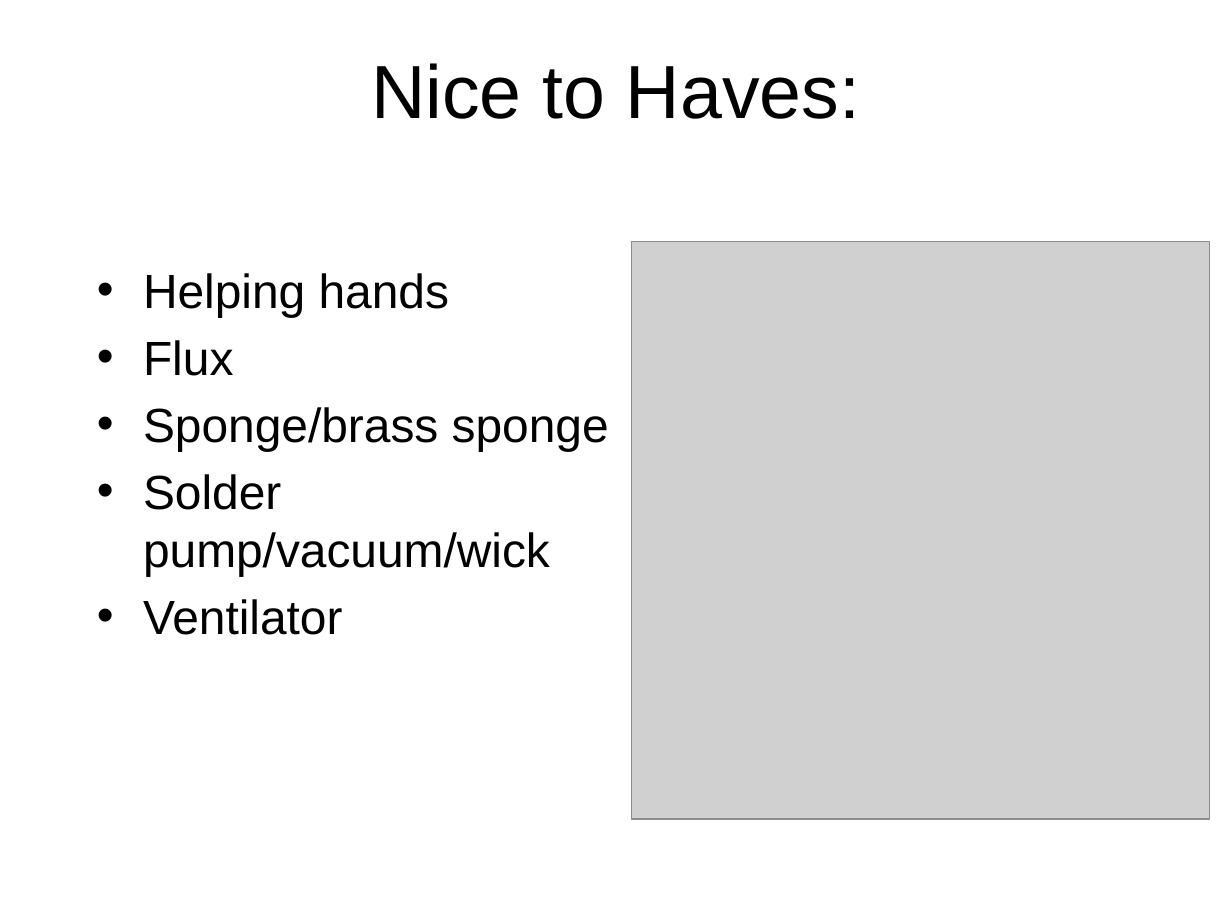
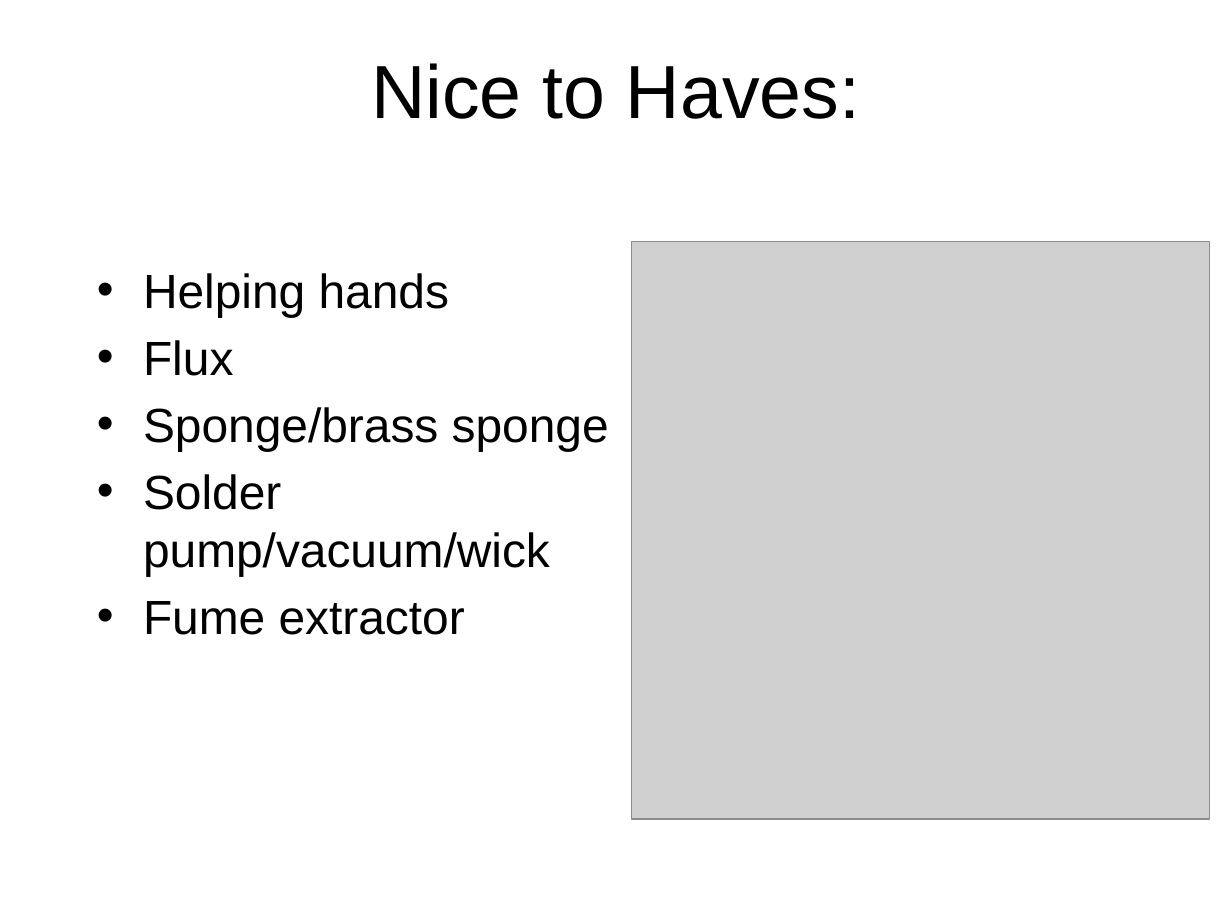
Before and after one commit to veillette/sciencePack, a slide deck: slide 16 of Session04Soldering/solderingInstructions.pptx. Drawn at 1232x924 pixels with LibreOffice and Linux fonts; fonts in the diff are those of the drawing; grey boxes stand for pictures. Boxes give left, top, right and bottom in pixels: in the first picture for what was removed or moved away, otherwise in the second. Text is boxed around its words. In the diff, an @@ line names an element or a change of style, - is before the commit and + after.

```diff
--- a/Session04Soldering/solderingInstructions.pptx
+++ b/Session04Soldering/solderingInstructions.pptx
@@ text at (143,601,465,635): text changed @@
-• Ventilator
+• Fume extractor
```
Also in this commit, not shown: 4 other slides changed, 21 other files.
